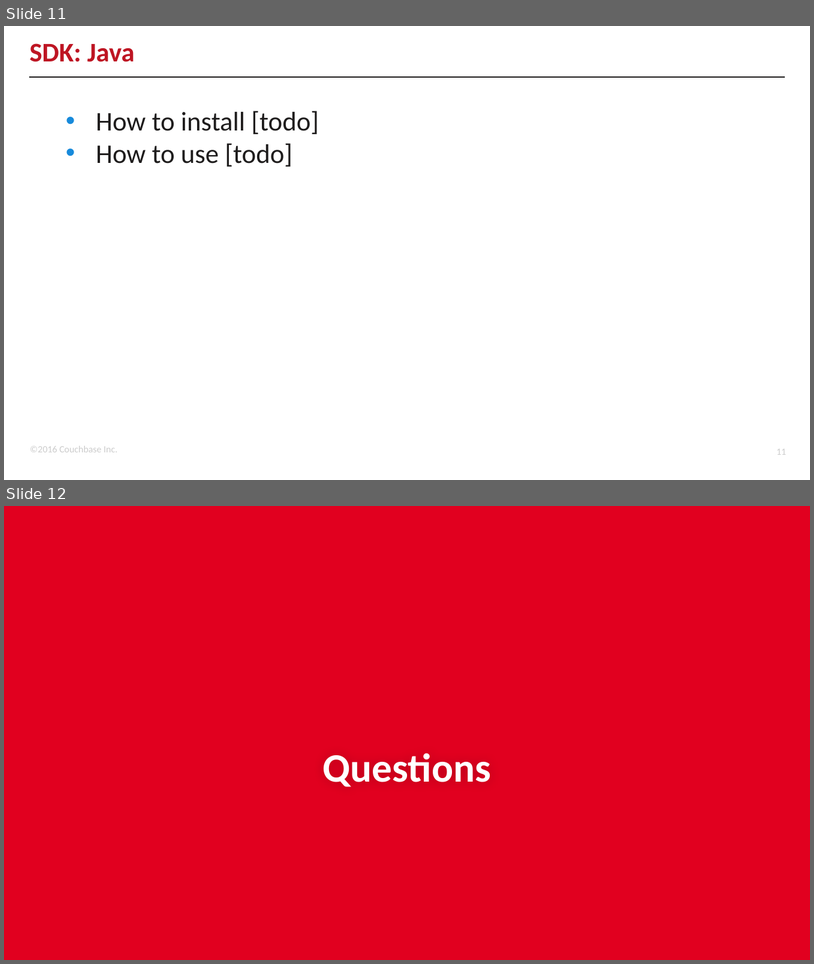
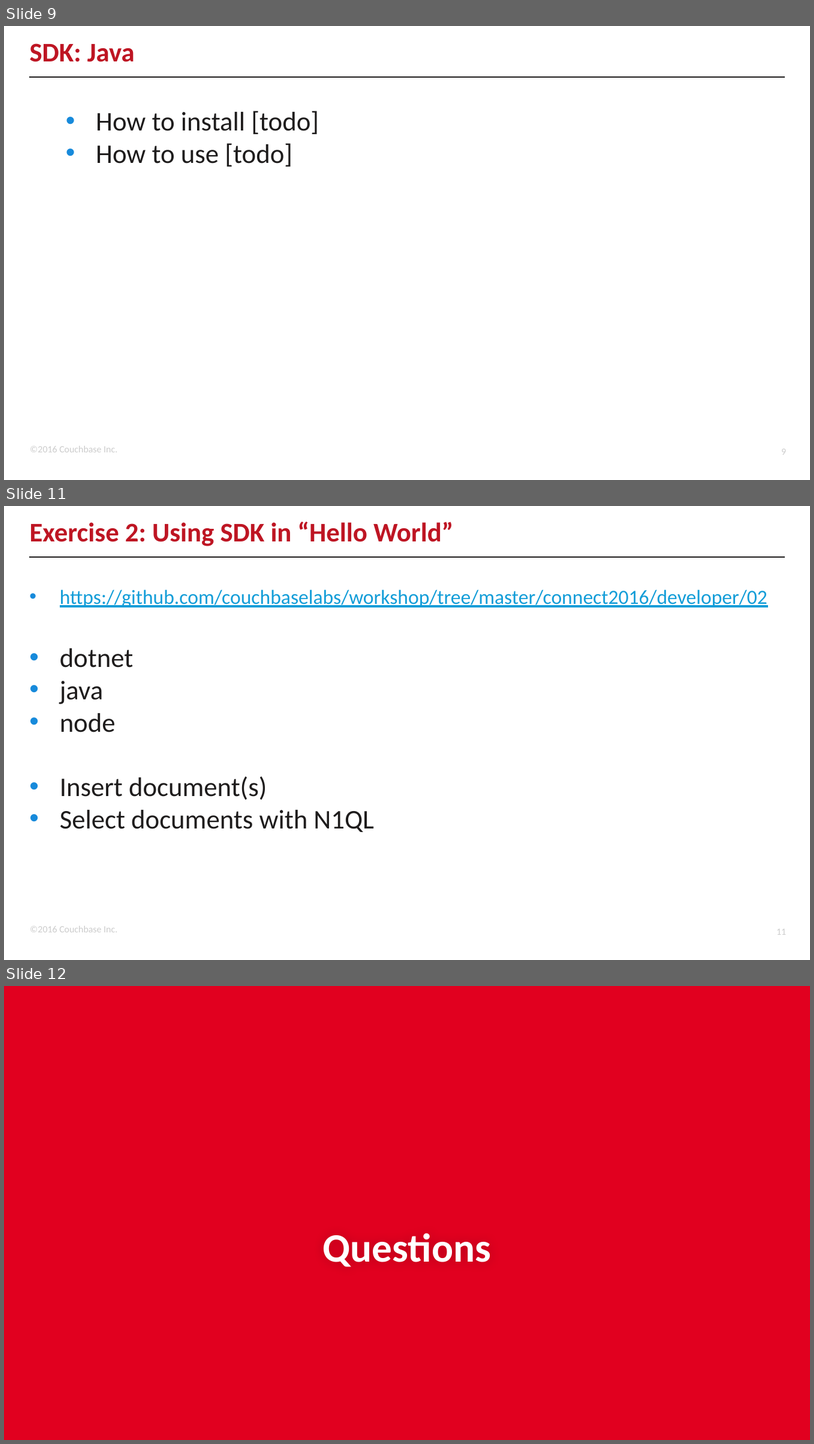
Before and after one commit to subalakr/workshop, a slide deck: connect2016/developer/02/02.pptx. Shown one above the other, each under a label of ours: slides 11 and 12 before the commit, slides 9, 11 and 12 after it; the slides between them are not shown. The pictures are 814x964 and 814x1444 pixels, drawn with LibreOffice and Linux fonts; fonts in the diff are those of the drawing; background and template pictures are left out. Boxes give left, top, right and bottom in pixels: in the first picture for what was removed or moved away, otherwise in the second. Text is boxed around its words. In the diff, an @@ line names an element or a change of style, - is before the commit and + after.

Commit message:
updated slides for part 2 of workshop

```diff
--- a/connect2016/developer/02/02.pptx
+++ b/connect2016/developer/02/02.pptx
@@ slide 11 added at (4, 506, 810, 960), background #FFFFFF; not listed: 3 template elements that a slide beside it also shows @@
@@ title added at (30, 522, 453, 546), 24 pt, text #BE1523, bold @@
+Exercise 2: Using SDK in “Hello World”
@@ text added at (60, 589, 768, 832), 18 pt, text #129DD8, underline @@
+• https://github.com/couchbaselabs/workshop/tree/master/connect2016/developer/02
+• dotnet
+• java
+• node
+• Insert document(s)
+• Select documents with N1QL
@@ what was slide 11 is now slide 9 @@
@@ page number at (782, 448, 786, 454): text changed @@
-11
+9
```
Also in this commit, not shown: 5 slides changed, 2 other slides added, 3 slides removed.
